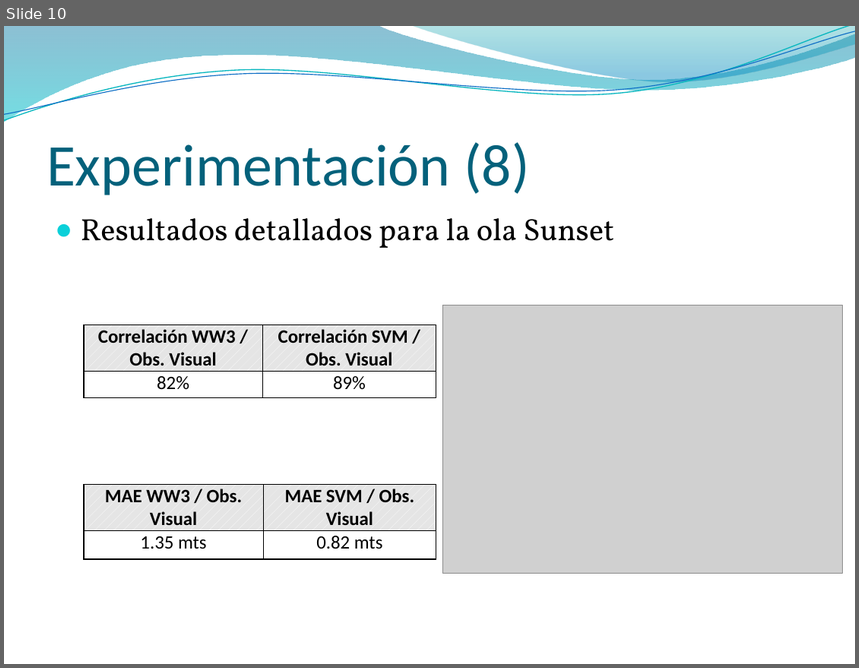
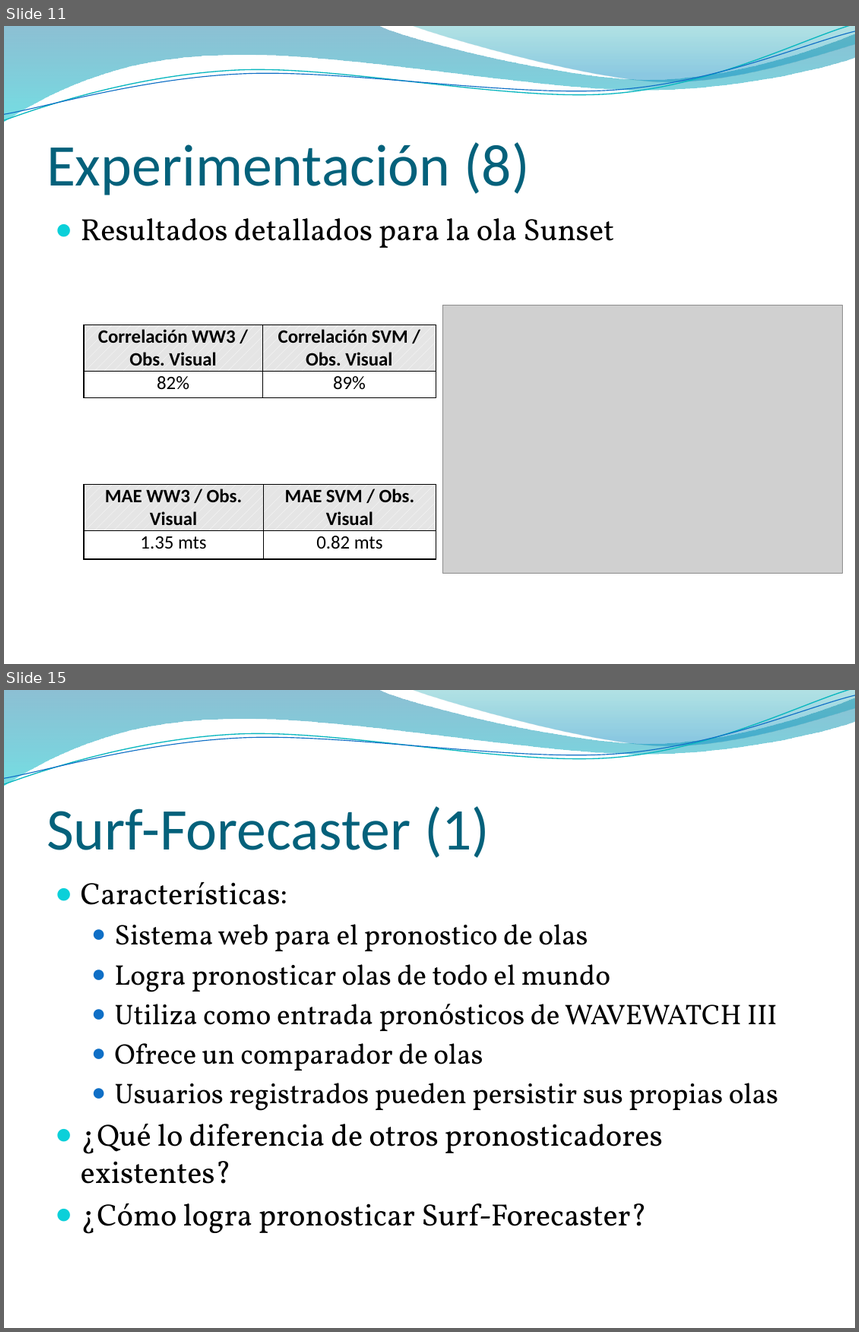
Before and after one commit to jaffadog/neuralito, a slide deck: neuralito/ArfGen/docs/Entregas/Informe Final/presentacion/maxi.pptx. Shown one above the other, each under a label of ours: slide 10 before the commit, slides 11 and 15 after it; the slides between them are not shown. The pictures are 859x668 and 859x1332 pixels, drawn with LibreOffice and Linux fonts; fonts in the diff are those of the drawing; grey boxes stand for pictures; background and template pictures are left out. Boxes give left, top, right and bottom in pixels: in the first picture for what was removed or moved away, otherwise in the second. Text is boxed around its words. In the diff, an @@ line names an element or a change of style, - is before the commit and + after.

```diff
--- a/neuralito/ArfGen/docs/Entregas/Informe Final/presentacion/maxi.pptx
+++ b/neuralito/ArfGen/docs/Entregas/Informe Final/presentacion/maxi.pptx
@@ slide 15 added at box(4, 690, 855, 1328), background picture (left out); not listed: 4 template elements that a slide beside it also shows @@
@@ title added at box(47, 806, 490, 858), 50 pt, text #04617B @@
+Surf-Forecaster (1)
@@ text added at box(81, 882, 778, 1234), 24 pt, text #000000 @@
+● Características:
+  ● Sistema web para el pronostico de olas
+  ● Logra pronosticar olas de todo el mundo
+  ● Utiliza como entrada pronósticos de WAVEWATCH III
+  ● Ofrece un comparador de olas
+  ● Usuarios registrados pueden persistir sus propias olas
+● ¿Qué lo diferencia de otros pronosticadores existentes?
+● ¿Cómo logra pronosticar Surf-Forecaster?
@@ what was slide 10 is now slide 11 @@
```
Also in this commit, not shown: 1 slide changed, 13 other slides added.
